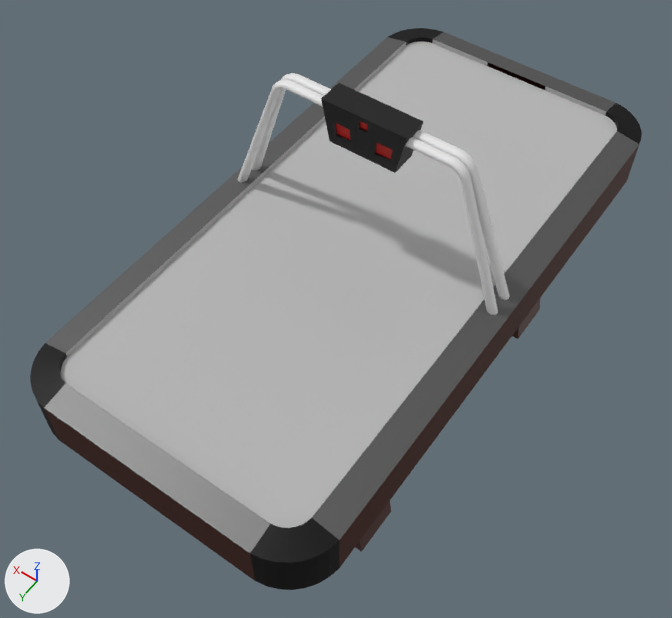
The Blender file Assets/air_hockey.blend as it was, and as the next commit left it.
The view is the same before and after, from a 50 mm camera at (-6.15, 9.57, 13.41) aimed at (0.02, 0.93, -0.16). Arrows for +X, +Y and +Z are at lower left; the lights stay in place.

Names of what the first picture shows: 'Cube', 'Tavolo', 'sostegni'.
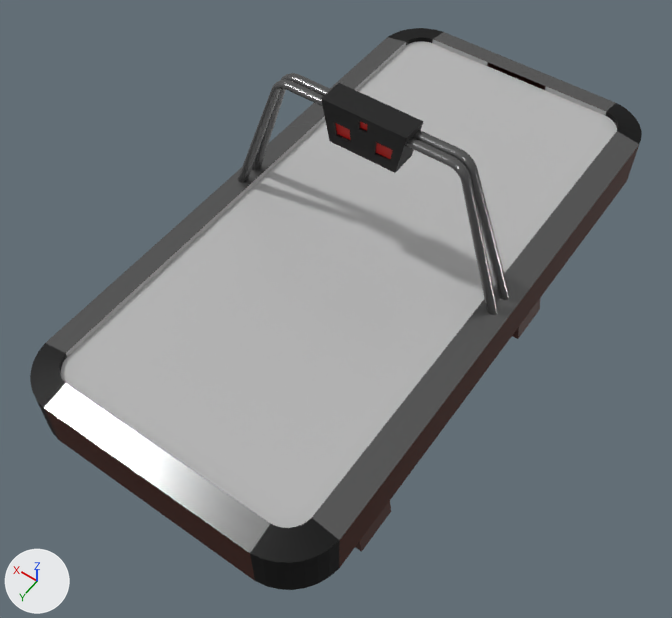
The change, as a diff of the scene's bpy script:
```diff
--- a/Assets/air_hockey.blend.py
+++ b/Assets/air_hockey.blend.py
@@ mat_material_004 @@
 mat_material_004 = principled_material('Material.004')
-mat_material_004.base_color = (0.14, 0.14, 0.14)  # dark grey #696969
+mat_material_004.base_color = (0.141, 0.141, 0.141)  # dark grey #696969
 mat_material_004.metallic = 0.661
+mat_material_004.roughness = 0.232
@@ mat_material_008 @@
+mat_material_008 = principled_material('Material.008')
+mat_material_008.base_color = (0.141, 0.141, 0.141)  # dark grey #696969
+mat_material_008.metallic = 0.668
+mat_material_008.roughness = 0.241
@@ me_circle_002 @@
 me_circle_002.from_pydata(...)  # 1344 vertices, 1152 faces; spans x -1.0..58.1, y -5.2..1.0, z -10.5..18.8
+me_circle_002.materials.append(mat_material_008)  # dark grey #696969
```

Boxes (x1, y1, x2, y2) around the edits, measured in the pictures (672 x 618 px):
'Tavolo', recoloured: (40, 86, 513, 537) in both
'sostegni', recoloured: (238, 73, 510, 315) in both
